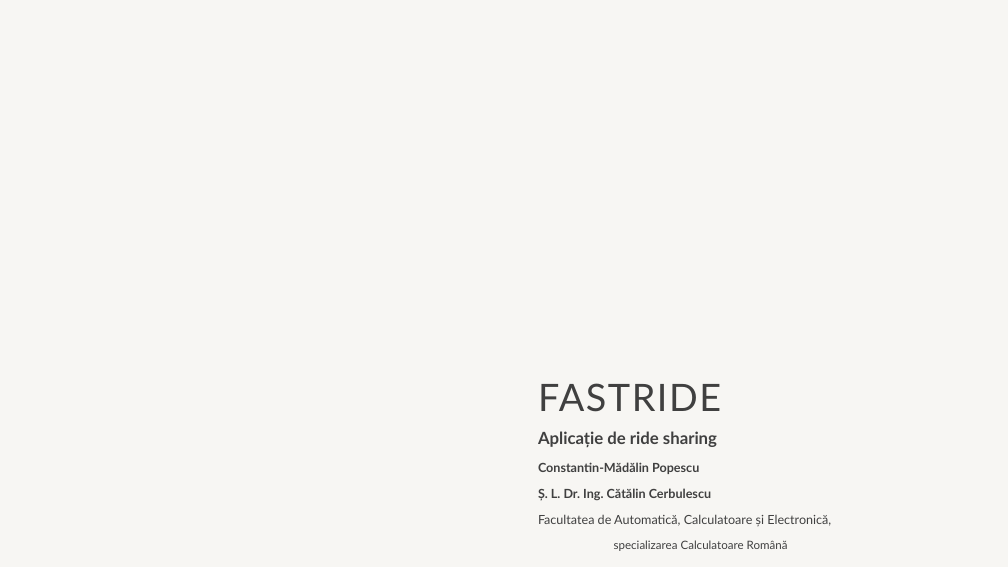
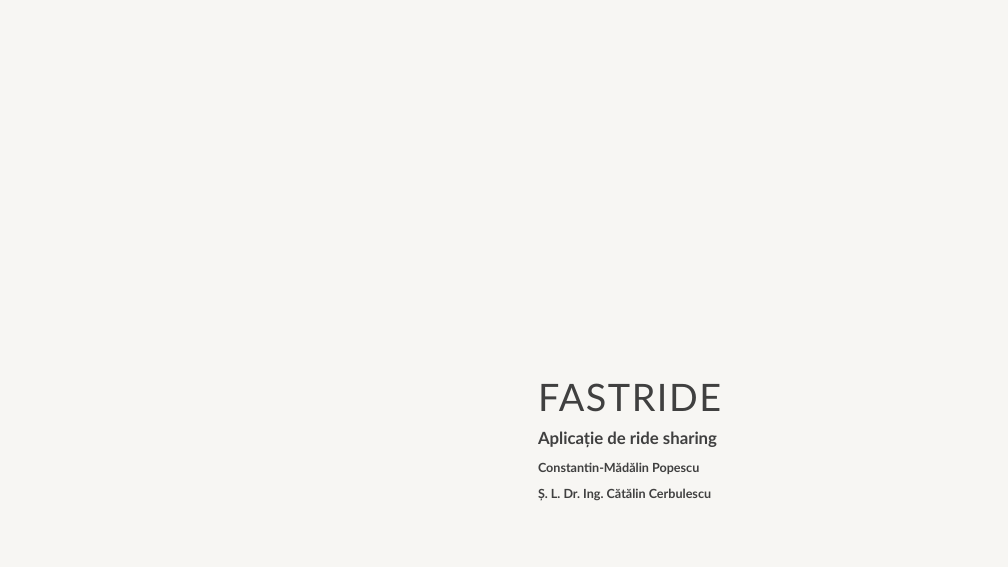
Before and after one commit to popescumadalin0/fast-ride, a slide deck: slide 1 of Documentation/FastRide-proiect-licenta-PopescuConstantinMadalin.pptx. Drawn at 1008x567 pixels with LibreOffice and Linux fonts; fonts in the diff are those of the drawing; background and template pictures are left out. Boxes give left, top, right and bottom in pixels: in the first picture for what was removed or moved away, otherwise in the second. Text is boxed around its words. In the diff, an @@ line names an element or a change of style, - is before the commit and + after.

```diff
--- a/Documentation/FastRide-proiect-licenta-PopescuConstantinMadalin.pptx
+++ b/Documentation/FastRide-proiect-licenta-PopescuConstantinMadalin.pptx
@@ text at (538, 514, 831, 551): paragraphs removed @@
-Facultatea de Automatică, Calculatoare și Electronică,
-specializarea Calculatoare Română
```
Also in this commit, not shown: 1 other slide changed, 4 other files.
